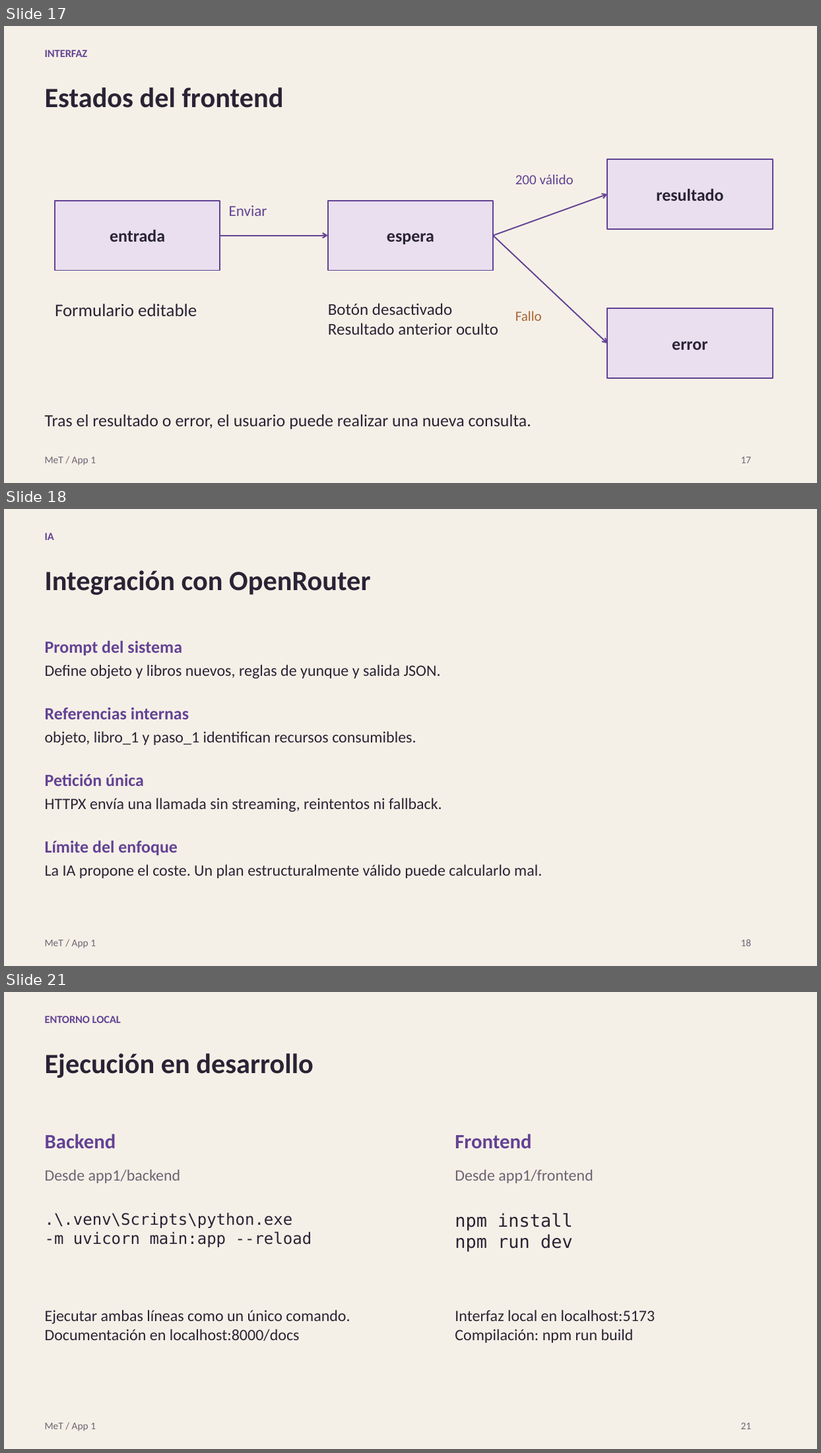
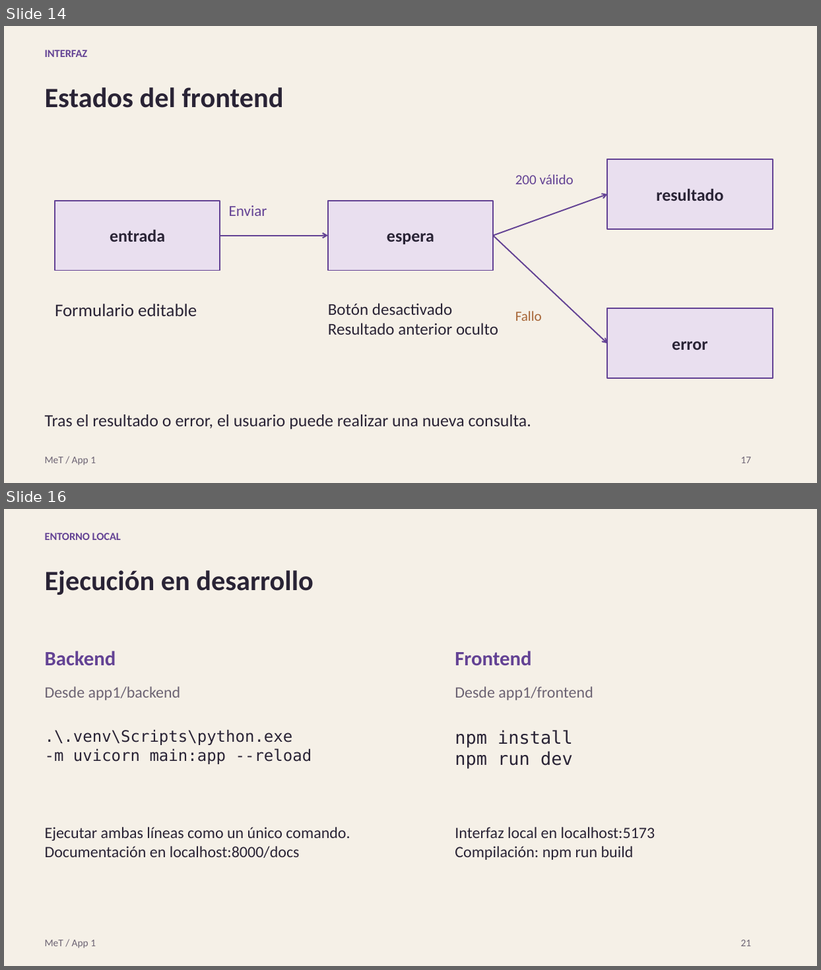
Before and after one commit to Marinettoo/Minecraft-Enchanting-Tool, a slide deck: presentacion/MeT-App1-Presentacion.pptx. Shown one above the other, each under a label of ours: slides 17, 18 and 21 before the commit, slides 14 and 16 after it; the slides between them are not shown. The pictures are 821x1453 and 821x970 pixels, drawn with LibreOffice and Linux fonts; fonts in the diff are those of the drawing. Boxes give left, top, right and bottom in pixels: in the first picture for what was removed or moved away, otherwise in the second. Text is boxed around its words. In the diff, an @@ line names an element or a change of style, - is before the commit and + after.

```diff
--- a/presentacion/MeT-App1-Presentacion.pptx
+++ b/presentacion/MeT-App1-Presentacion.pptx
@@ slide 18 removed at (4,509,817,966), background #F5F0E7 @@
@@ text removed at (45,533,54,540) @@
-IA
@@ text removed at (45,570,370,595) @@
-Integración con OpenRouter
@@ text removed at (45,641,182,656) @@
-Prompt del sistema
@@ text removed at (45,665,441,679) @@
-Define objeto y libros nuevos, reglas de yunque y salida JSON.
@@ text removed at (45,708,189,720) @@
-Referencias internas
@@ text removed at (45,731,416,745) @@
-objeto, libro_1 y paso_1 identifican recursos consumibles.
@@ text removed at (45,774,144,786) @@
-Petición única
@@ text removed at (45,798,442,812) @@
-HTTPX envía una llamada sin streaming, reintentos ni fallback.
@@ text removed at (45,841,178,855) @@
-Límite del enfoque
@@ text removed at (45,865,542,879) @@
-La IA propone el coste. Un plan estructuralmente válido puede calcularlo mal.
@@ text removed at (45,940,96,949) @@
-MeT / App 1
@@ text removed at (741,939,752,947) @@
-18
@@ what was slide 17 is now slide 14 @@
@@ what was slide 21 is now slide 16 @@
```
Also in this commit, not shown: 6 slides changed, 6 other slides removed, 2 other files.
